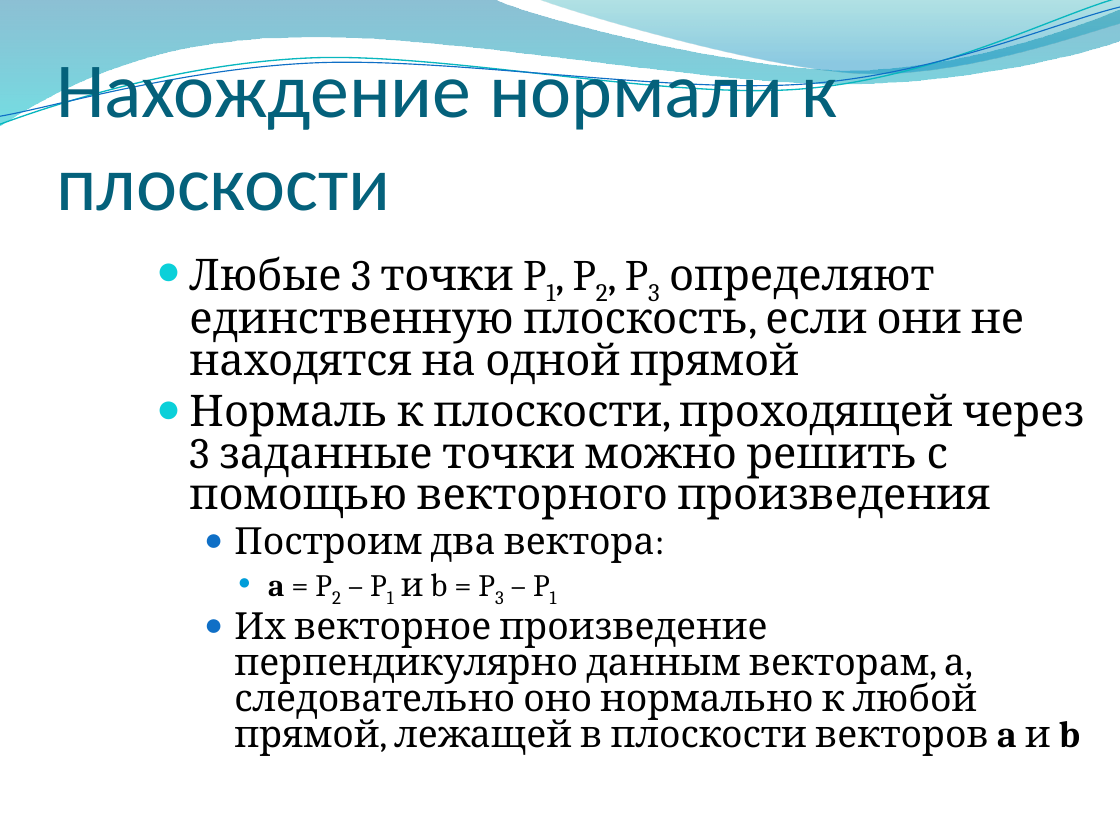
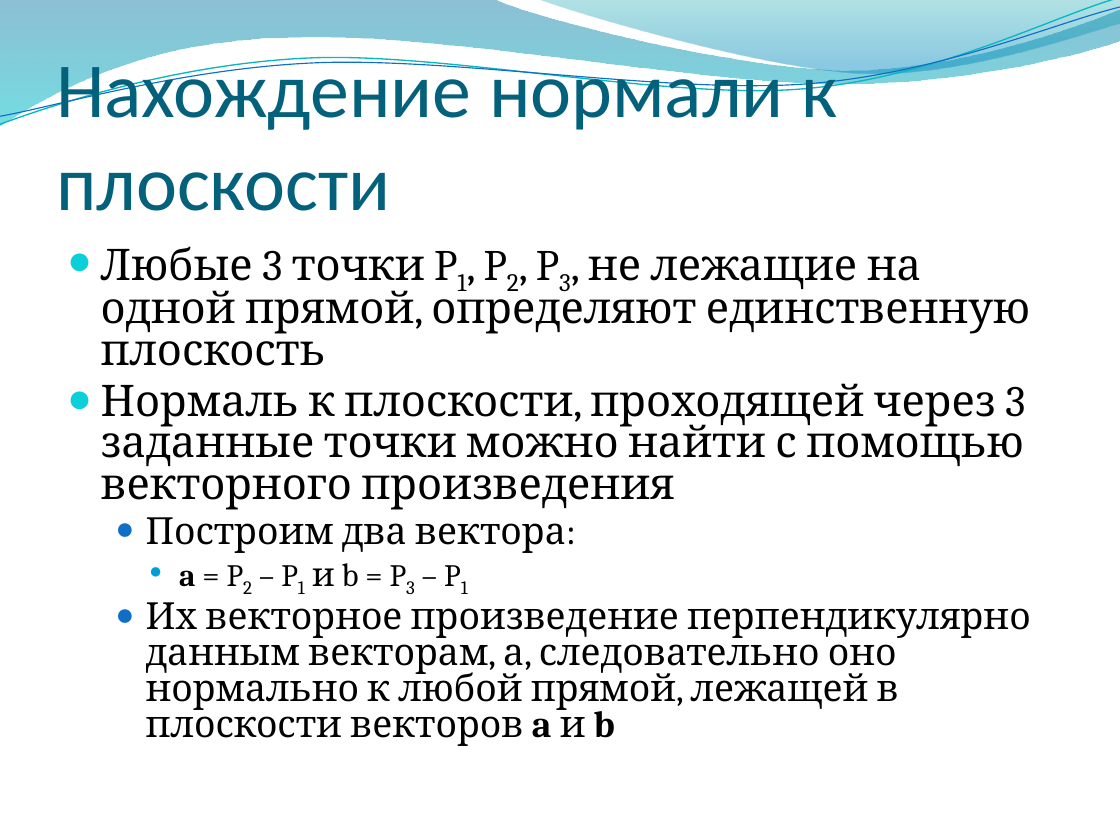
Before and after one commit to alexey-malov/cg-course, a slide deck: slide 43 of lectures/03 - Векторный анализ, трансформации и матрицы.pptx. Drawn at 1120x840 pixels with LibreOffice and Linux fonts; fonts in the diff are those of the drawing; background and template pictures are left out. Boxes give left, top, right and bottom in pixels: in the first picture for what was removed or moved away, otherwise in the second. Text is boxed around its words. In the diff, an @@ line names an element or a change of style, - is before the commit and + after.

```diff
--- a/lectures/03 - Векторный анализ, трансформации и матрицы.pptx
+++ b/lectures/03 - Векторный анализ, трансформации и матрицы.pptx
@@ text "Любые 3 точки P1, P2, ...": place and size @@
-text "Любые 3 точки P1, P2, ..." at [189,256,1085,756]
+text "Любые 3 точки P1, P2, ..." at [101,246,1031,746]
@@ text at [101,246,1030,510]: text changed @@
-● Любые 3 точки P1, P2, P3 определяют единственную плоскость, если они не находятся на одной прямой
-● Нормаль к плоскости, проходящей через 3 заданные точки можно решить с помощью векторного произведения
+● Любые 3 точки P1, P2, P3, не лежащие на одной прямой, определяют единственную плоскость
+● Нормаль к плоскости, проходящей через 3 заданные точки можно найти с помощью векторного произведения
```
Also in this commit, not shown: 20 other slides changed, 5 slides added, 1 slide removed, 1 other file.
